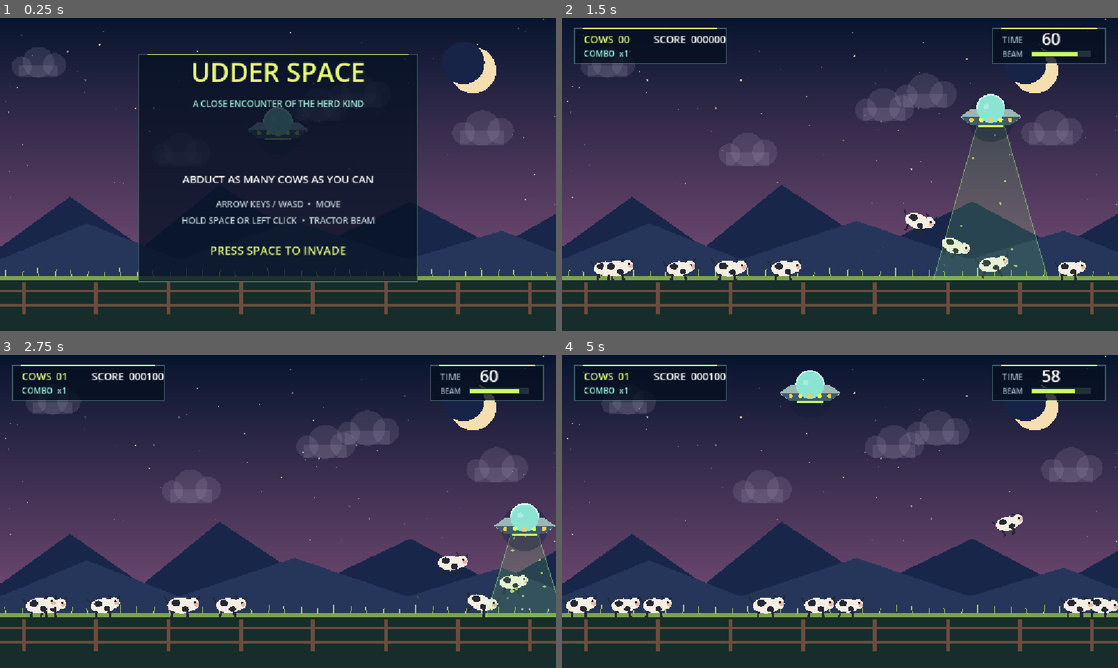
Above: before the commit, frames 1-4 (two rows, left to right).
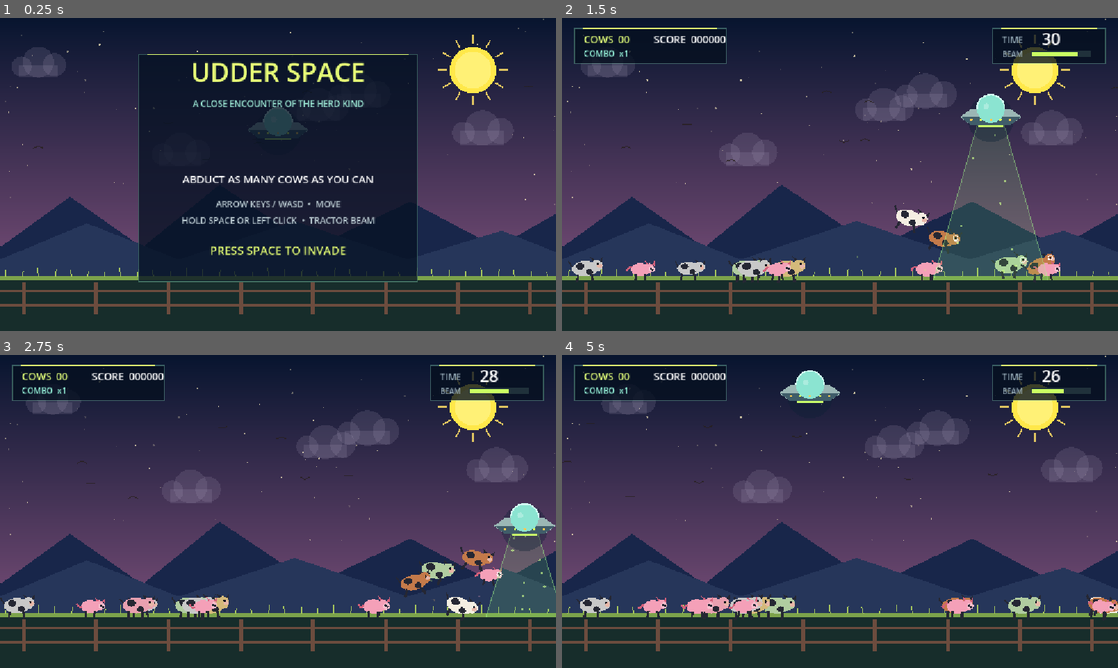
Above: after the commit, the same moments.

Repository: raegar/UdderSpace
Game: Godot game, scene res://main.tscn
The game is run twice, just before and just after one commit, with the same random seed, the same clock (stepped at 60 frames per second) and the same inputs.
Inputs (mouse positions are in pixels of both pictures, inside the frame that each line leads up to):
- Up to frame 1 (0.25 s): no input
- Up to frame 2 (1.5 s): tap Enter at 0.5, 0.6 s; move the mouse to (962, 158) at 0.52 s; hold D 0.53-1.28 s; hold Space 0.53-1.28 s; click (962, 158) at 0.67 s; move the mouse to (728, 190) at 1.27 s; hold S from 1.28 s (still down); tap Space at 1.35 s; click (728, 190) at 1.42 s
- Up to frame 3 (2.75 s): tap Space at 1.52, 1.82 s; tap Enter at 1.55, 2.1 s; move the mouse to (333, 442) at 2.02 s; release S at 2.03 s; hold D from 2.03 s (still down); hold Space from 2.03 s (still down); click (333, 442) at 2.17 s
- Up to frame 4 (5 s): move the mouse to (812, 574) at 2.77 s; release D at 2.78 s; release Space at 2.78 s; hold W 2.78-3.53 s; tap Enter at 2.85, 4.35 s; click (812, 574) at 2.92 s; tap Space at 3.02, 3.32, 4.52, 4.82 s; move the mouse to (1006, 558) at 3.52 s; hold Space 3.53-4.28 s; hold A from 3.53 s (still down); click (1006, 558) at 3.67 s; move the mouse to (673, 464) at 4.27 s; click (673, 464) at 4.42 s

The runs differ from the first frame. In frame 1, 1.1% of the frame differs, in the area x 5-96%, y 5-42%; in frame 2, 4.6%; in frame 3, 4.7%, in the area x 0-99%, y 4-84%; in frame 4, 4.6%.

Commit message:
Group 2 game updates

Diff:
--- a/main.gd
+++ b/main.gd
@@ -12,13 +12,20 @@
 var ufo_pos := Vector2(W * 0.5, 170.0)
 var ufo_vel := Vector2.ZERO
 var cows: Array[Dictionary] = []
+var pigs: Array[Dictionary] = []
 var particles: Array[Dictionary] = []
 var stars: Array[Vector2] = []
 var clouds: Array[Dictionary] = []
+var birds: Array[Dictionary] = []
+var helicopters: Array[Dictionary] = []
+var farmers: Array[Dictionary] = []
+var bullets: Array[Dictionary] = []
+var heli_timer := 0.0
+var farmer_timer := 0.0
 var score := 0
 var combo := 0
 var best_combo := 0
-var time_left := 60.0
+var time_left := 30.0
 var beam_energy := 100.0
 var beam_on := false
 var screen_shake := 0.0
@@ -38,6 +45,14 @@
 			"speed": rng.randf_range(5, 13),
 			"scale": rng.randf_range(0.7, 1.4)
 		})
+	for i in 8:
+		var d := 1.0 if rng.randf() < 0.5 else -1.0
+		birds.append({
+			"pos": Vector2(rng.randf_range(0, W), rng.randf_range(60, 300)),
+			"speed": rng.randf_range(38, 80),
+			"dir": d,
+			"flap": rng.randf_range(0, TAU)
+		})
 	queue_redraw()
 
 func start_game() -> void:
@@ -45,16 +60,24 @@
 	ufo_pos = Vector2(W * 0.5, 155)
 	ufo_vel = Vector2.ZERO
 	cows.clear()
+	pigs.clear()
+	helicopters.clear()
+	farmers.clear()
+	bullets.clear()
 	particles.clear()
+	heli_timer = 8.0
+	farmer_timer = 5.0
 	score = 0
 	combo = 0
 	best_combo = 0
 	captured = 0
-	time_left = 60.0
+	time_left = 30.0
 	beam_energy = 100.0
 	spawn_timer = 0.0
 	for i in 8:
 		spawn_cow(90.0 + i * 135.0 + rng.randf_range(-30, 30))
+	for i in 4:
+		spawn_pig()
 
 func spawn_cow(x := -1.0) -> void:
 	if x < 0:
@@ -67,7 +90,22 @@
 		"fear": 0.0,
 		"airborne": false,
 		"captured": false,
-		"size": rng.randf_range(0.88, 1.1)
+		"size": rng.randf_range(0.88, 1.1),
+		"body_color": [Color("#f4eee2"), Color("#c47a4a"), Color("#d4b97a"), Color("#b0cca0"), Color("#c8c8c8"), Color("#e8a0b0")].pick_random()
+	})
+
+func spawn_pig(x := -1.0) -> void:
+	if x < 0:
+		x = rng.randf_range(65, W - 65)
+	pigs.append({
+		"pos": Vector2(x, GROUND_Y - 14),
+		"vel": Vector2(rng.randf_range(-18, 18), 0),
+		"dir": -1.0 if rng.randf() < 0.5 else 1.0,
+		"phase": rng.randf_range(0, TAU),
+		"fear": 0.0,
+		"airborne": false,
+		"captured": false,
+		"size": rng.randf_range(0.85, 1.05)
 	})
 
 func _unhandled_input(event: InputEvent) -> void:
@@ -88,6 +126,13 @@
 		cloud.pos.x += cloud.speed * delta
 		if cloud.pos.x > W + 140:
 			cloud.pos.x = -140
+	for bird in birds:
+		bird.pos.x += bird.speed * bird.dir * delta
+		bird.flap += delta * 6.0
+		if bird.pos.x > W + 40:
+			bird.pos.x = -40
+		elif bird.pos.x < -40:
+			bird.pos.x = W + 40
 	if state == GameState.PLAYING:
 		update_game(delta)
 	update_particles(delta)
@@ -123,13 +168,50 @@
 	if spawn_timer <= 0 and cows.size() < 10:
 		spawn_cow()
 		spawn_timer = rng.randf_range(1.5, 3.0)
+	if pigs.size() < 5 and rng.randf() < delta * 0.3:
+		spawn_pig()
 
 	for cow in cows:
 		update_cow(cow, delta)
+	for pig in pigs:
+		update_pig(pig, delta)
 
 	for i in range(cows.size() - 1, -1, -1):
 		if cows[i].captured:
 			cows.remove_at(i)
+	for i in range(pigs.size() - 1, -1, -1):
+		if pigs[i].captured:
+			pigs.remove_at(i)
+
+	heli_timer -= delta
+	if heli_timer <= 0:
+		spawn_helicopter()
+		heli_timer = rng.randf_range(6.0, 12.0)
+	for heli in helicopters:
+		update_helicopter(heli, delta)
+	for i in range(helicopters.size() - 1, -1, -1):
+		if helicopters[i].done:
+			helicopters.remove_at(i)
+
+	farmer_timer -= delta
+	if farmer_timer <= 0 and farmers.size() < 4:
+		spawn_farmer()
+		farmer_timer = rng.randf_range(5.0, 10.0)
+	for farmer in farmers:
+		update_farmer(farmer, delta)
+	for i in range(bullets.size() - 1, -1, -1):
+		var b: Dictionary = bullets[i]
+		b.pos += b.vel * delta
+		b.life -= delta
+		if b.life <= 0:
+			bullets.remove_at(i)
+			continue
+		if b.pos.distance_to(ufo_pos) < 38:
+			beam_energy = maxf(0, beam_energy - 28)
+			screen_shake = 5.0
+			for j in 8:
+				add_particle(b.pos + Vector2(rng.randf_range(-12, 12), 0), Color("#ff9933"), "spark")
+			bullets.remove_at(i)
 
 func update_cow(cow: Dictionary, delta: float) -> void:
 	cow.phase += delta * 5.0
@@ -184,6 +266,118 @@
 	elif not in_beam and cow.airborne and cow.pos.y >= GROUND_Y - 17:
 		combo = 0
 
+func update_pig(pig: Dictionary, delta: float) -> void:
+	pig.phase += delta * 4.0
+	var offset: Vector2 = pig.pos - ufo_pos
+	var in_beam: bool = beam_on and pig.pos.y > ufo_pos.y and absf(offset.x) < beam_width_at(pig.pos.y) and offset.length() < BEAM_RANGE
+
+	if in_beam:
+		pig.airborne = true
+		pig.fear = minf(1.0, pig.fear + delta * 4.0)
+		var pull := Vector2((ufo_pos.x - pig.pos.x) * 4.3, -245.0)
+		pig.vel = pig.vel.lerp(pull, 1.0 - exp(-delta * 3.4))
+		pig.vel.y -= delta * 100.0
+		if rng.randf() < delta * 8.0:
+			add_particle(pig.pos + Vector2(rng.randf_range(-12, 12), 10), Color("#ffaec9"), "spark")
+	else:
+		pig.fear = maxf(0.0, pig.fear - delta * 2.0)
+		if pig.airborne:
+			pig.vel.y += 420.0 * delta
+		else:
+			pig.vel.x = move_toward(pig.vel.x, pig.dir * 20.0, delta * 18.0)
+			if rng.randf() < delta * 0.3:
+				pig.dir *= -1.0
+
+	pig.pos += pig.vel * delta
+	if pig.pos.y >= GROUND_Y - 14:
+		if pig.airborne and pig.vel.y > 170:
+			for j in 5:
+				add_particle(pig.pos + Vector2(rng.randf_range(-14, 14), 12), Color("#e8a0b0"), "dust")
+		pig.pos.y = GROUND_Y - 14
+		pig.vel.y = 0
+		pig.airborne = false
+	if pig.pos.x < 35:
+		pig.pos.x = 35
+		pig.dir = 1.0
+	if pig.pos.x > W - 35:
+		pig.pos.x = W - 35
+		pig.dir = -1.0
+
+	if pig.pos.distance_to(ufo_pos) < 48:
+		pig.captured = true
+		captured += 1
+		combo += 1
+		best_combo = maxi(best_combo, combo)
+		var points := 100 * combo
+		score += points
+		time_left = minf(99.0, time_left + 2.0)
+		beam_energy = minf(100, beam_energy + 22)
+		screen_shake = 8.0
+		flash = 0.35
+		for j in 18:
+			add_particle(ufo_pos + Vector2(rng.randf_range(-35, 35), 15), Color("#ffaec9"), "burst")
+	elif not in_beam and pig.airborne and pig.pos.y >= GROUND_Y - 15:
+		combo = 0
+
+func spawn_farmer() -> void:
+	farmers.append({
+		"pos": Vector2(rng.randf_range(80, W - 80), GROUND_Y - 20),
+		"vel": Vector2.ZERO,
+		"dir": 1.0 if rng.randf() < 0.5 else -1.0,
+		"phase": rng.randf_range(0, TAU),
+		"shoot_timer": rng.randf_range(1.5, 3.5)
+	})
+
+func update_farmer(farmer: Dictionary, delta: float) -> void:
+	farmer.phase += delta * 4.0
+	farmer.vel.x = move_toward(farmer.vel.x, farmer.dir * 30.0, delta * 40.0)
+	if rng.randf() < delta * 0.4:
+		farmer.dir *= -1.0
+	farmer.pos += farmer.vel * delta
+	farmer.pos.x = clampf(farmer.pos.x, 40, W - 40)
+	if farmer.pos.x <= 41 or farmer.pos.x >= W - 41:
+		farmer.dir *= -1.0
+
+	farmer.shoot_timer -= delta
+	if farmer.shoot_timer <= 0 and state == GameState.PLAYING:
+		farmer.shoot_timer = rng.randf_range(2.0, 4.5)
+		var aim: Vector2 = (ufo_pos - (farmer.pos as Vector2)).normalized()
+		bullets.append({
+			"pos": farmer.pos + Vector2(0, -28),
+			"vel": aim * 320.0,
+			"life": 2.5
+		})
+		for j in 4:
+			add_particle(farmer.pos + Vector2(rng.randf_range(-6, 6), -28), Color("#ff9933"), "spark")
+
+func spawn_helicopter() -> void:
+	var from_left := rng.randf() < 0.5
+	helicopters.append({
+		"pos": Vector2(-80.0 if from_left else W + 80.0, rng.randf_range(110, 290)),
+		"vel": Vector2(185.0 if from_left else -185.0, 0.0),
+		"rotor": 0.0,
+		"done": false
+	})
+
+func update_helicopter(heli: Dictionary, delta: float) -> void:
+	heli.rotor += delta * 18.0
+	heli.pos += heli.vel * delta
+	if heli.pos.x < -120 or heli.pos.x > W + 120:
+		heli.done = true
+		return
+	for cow in cows:
+		if cow.airborne and cow.pos.distance_to(heli.pos) < 65:
+			cow.vel = Vector2(heli.vel.x * 0.4, 180.0)
+			cow.airborne = true
+			for j in 6:
+				add_particle(cow.pos + Vector2(rng.randf_range(-20, 20), 0), Color("#a0c8ff"), "dust")
+	for pig in pigs:
+		if pig.airborne and pig.pos.distance_to(heli.pos) < 65:
+			pig.vel = Vector2(heli.vel.x * 0.4, 180.0)
+			pig.airborne = true
+			for j in 6:
+				add_particle(pig.pos + Vector2(rng.randf_range(-20, 20), 0), Color("#a0c8ff"), "dust")
+
 func beam_width_at(y: float) -> float:
 	var t := clampf((y - ufo_pos.y) / BEAM_RANGE, 0, 1)
 	return lerpf(30, 125, t)
@@ -218,6 +412,14 @@
 	draw_background()
 	for cow in cows:
 		draw_cow(cow)
+	for pig in pigs:
+		draw_pig(pig)
+	for heli in helicopters:
+		draw_helicopter(heli)
+	for farmer in farmers:
+		draw_farmer(farmer)
+	for b in bullets:
+		draw_bullet(b)
 	if state == GameState.PLAYING and beam_on:
 		draw_beam()
 	draw_ufo(ufo_pos, state == GameState.TITLE)
@@ -241,10 +443,17 @@
 	for i in stars.size():
 		var twinkle := 0.45 + sin(title_bob * 2.0 + i * 1.7) * 0.3
 		draw_circle(stars[i], 2.0 if i % 7 == 0 else 1.0, Color(1, 0.95, 0.75, twinkle))
-	draw_circle(Vector2(980, 108), 48, Color("#f5dfb1"))
-	draw_circle(Vector2(960, 93), 44, Color("#182348"))
+	for i in 12:
+		var a := TAU * i / 12.0
+		var inner := Vector2(cos(a), sin(a)) * 54
+		var outer := Vector2(cos(a), sin(a)) * 72
+		draw_line(Vector2(980, 108) + inner, Vector2(980, 108) + outer, Color("#ffe066", 0.85), 3)
+	draw_circle(Vector2(980, 108), 48, Color("#ffe84a"))
+	draw_circle(Vector2(980, 108), 38, Color("#fff176"))
 	for cloud in clouds:
 		draw_cloud(cloud.pos, cloud.scale)
+	for bird in birds:
+		draw_bird(bird)
 	draw_colored_polygon(PackedVector2Array([
 		Vector2(0, 475), Vector2(145, 370), Vector2(295, 475),
 		Vector2(455, 345), Vector2(650, 475), Vector2(850, 380),
@@ -312,7 +521,7 @@
 	for i in 5:
 		var lx := -40 + i * 20
 		var lc := Color("#dfff58") if (int(title_bob * 8) + i) % 2 == 0 else Color("#ffcb4f")
-		draw_circle(p + Vector2(lx, 10), 4.5, lc)
+		draw_circle(p + Vector2(lx, 10), 2.5, lc)
 	draw_line(p + Vector2(-26, 22), p + Vector2(26, 22), Color("#c9ff6a"), 4)
 
 func draw_cow(cow: Dictionary) -> void:
@@ -322,7 +531,7 @@
 	if cow.airborne:
 		angle += sin(cow.phase) * 0.12
 	draw_set_transform(p, angle, Vector2(s, s))
-	var body := Color("#f4eee2")
+	var body: Color = cow.body_color
 	var dark := Color("#252733")
 	draw_custom_ellipse(Vector2.ZERO, Vector2(27, 16), body)
 	draw_circle(Vector2(25, -5), 12, body)
@@ -347,6 +556,89 @@
 		points.append(center + Vector2(cos(a) * radii.x, sin(a) * radii.y))
 	draw_colored_polygon(points, color)
 
+func draw_pig(pig: Dictionary) -> void:
+	var p: Vector2 = pig.pos
+	var s: float = pig.size
+	var angle := clampf(pig.vel.x / 500.0, -0.3, 0.3)
+	if pig.airborne:
+		angle += sin(pig.phase) * 0.1
+	draw_set_transform(p, angle, Vector2(s, s))
+	var pink := Color("#f4a0b8")
+	var dark_pink := Color("#d4607a")
+	var dark := Color("#252733")
+	draw_custom_ellipse(Vector2.ZERO, Vector2(22, 15), pink)
+	draw_circle(Vector2(20, -4), 11, pink)
+	draw_circle(Vector2(26, -2), 7, Color("#f8c0ce"))
+	draw_circle(Vector2(24, -3), 2.5, dark)
+	draw_circle(Vector2(28, -1), 2.5, dark)
+	draw_colored_polygon(PackedVector2Array([Vector2(13, -13), Vector2(8, -22), Vector2(18, -15)]), dark_pink)
+	draw_colored_polygon(PackedVector2Array([Vector2(26, -12), Vector2(32, -21), Vector2(32, -10)]), dark_pink)
+	var leg_kick := sin(pig.phase) * (6 if pig.airborne else 2)
+	draw_line(Vector2(-10, 10), Vector2(-11 + leg_kick, 24), dark, 5)
+	draw_line(Vector2(10, 10), Vector2(11 - leg_kick, 24), dark, 5)
+	var tail_x := -22.0
+	for i in 4:
+		var ta: float = i * 0.9 + (pig.phase as float) * 0.5
+		draw_circle(Vector2(tail_x - i * 3, -2 + sin(ta) * 4), 2.5, dark_pink)
+	if pig.fear > 0.2:
+		draw_circle(Vector2(24, -3), 5, Color.WHITE, false, 1.5)
+	draw_set_transform(Vector2.ZERO)
+
+func draw_bird(bird: Dictionary) -> void:
+	var p: Vector2 = bird.pos
+	var wing := sin(bird.flap) * 5.0
+	var c := Color(0.15, 0.12, 0.1, 0.7)
+	draw_line(p, p + Vector2(-10 * bird.dir, -wing), c, 2)
+	draw_line(p, p + Vector2(10 * bird.dir, -wing), c, 2)
+
+func draw_helicopter(heli: Dictionary) -> void:
+	var p: Vector2 = heli.pos
+	var dir := signf(heli.vel.x)
+	var body_color := Color("#e84040")
+	var dark := Color("#7a1010")
+	draw_custom_ellipse(p + Vector2(0, 2), Vector2(28, 11), body_color)
+	draw_custom_ellipse(p + Vector2(22 * dir, 4), Vector2(14, 6), dark)
+	draw_rect(Rect2(p + Vector2(-4, -16), Vector2(8, 16)), Color("#888888"), true)
+	for i in 3:
+		var ra: float = (heli.rotor as float) + TAU * i / 3.0
+		draw_line(p + Vector2(cos(ra) * 2, -16), p + Vector2(cos(ra) * 32, -16 + sin(ra) * 6), Color("#cccccc", 0.85), 2)
+	draw_line(p + Vector2(-28 * dir, 6), p + Vector2(-28 * dir, 14), dark, 3)
+	draw_line(p + Vector2(-28 * dir, 14), p + Vector2(-22 * dir, 14), dark, 3)
+	draw_circle(p + Vector2(18 * dir, -2), 5, Color("#a0d8ff", 0.6))
+
+func draw_farmer(farmer: Dictionary) -> void:
+	var p: Vector2 = farmer.pos
+	var d: float = farmer.dir
+	var leg := sin(farmer.phase) * 4.0 * absf(farmer.vel.x) / 31.0
+	var skin := Color("#f5c89a")
+	var denim := Color("#3a5fa0")
+	var shirt := Color("#d04020")
+	var hat := Color("#8b6520")
+	draw_circle(p + Vector2(0, -30), 9, skin)
+	draw_colored_polygon(PackedVector2Array([
+		p + Vector2(-4, -34), p + Vector2(4, -34),
+		p + Vector2(6, -40), p + Vector2(-6, -40)
+	]), hat)
+	draw_rect(Rect2(p + Vector2(-8, -41), Vector2(16, 3)), hat, true)
+	draw_colored_polygon(PackedVector2Array([
+		p + Vector2(-6, -21), p + Vector2(6, -21),
+		p + Vector2(7, -8), p + Vector2(-7, -8)
+	]), shirt)
+	draw_colored_polygon(PackedVector2Array([
+		p + Vector2(-6, -8), p + Vector2(6, -8),
+		p + Vector2(5, 8), p + Vector2(-5, 8)
+	]), denim)
+	draw_line(p + Vector2(-3, 8), p + Vector2(-4 + leg, 20), denim, 5)
+	draw_line(p + Vector2(3, 8), p + Vector2(4 - leg, 20), denim, 5)
+	var aim_dir := (ufo_pos - p).normalized()
+	var gun_base := p + Vector2(7 * d, -14)
+	draw_line(gun_base, gun_base + aim_dir * 22, Color("#555533"), 3)
+	draw_circle(gun_base + aim_dir * 22, 2.5, Color("#333322"))
+
+func draw_bullet(b: Dictionary) -> void:
+	draw_circle(b.pos, 3.5, Color("#ffcc44"))
+	draw_circle(b.pos, 2.0, Color("#ffffff", 0.8))
+
 func draw_particle(p: Dictionary) -> void:
 	var alpha: float = clampf(p.life / p.max_life, 0, 1)
 	var radius := 3.0 if p.kind == "dust" else 4.0
Not shown, changed: icon.svg.import
